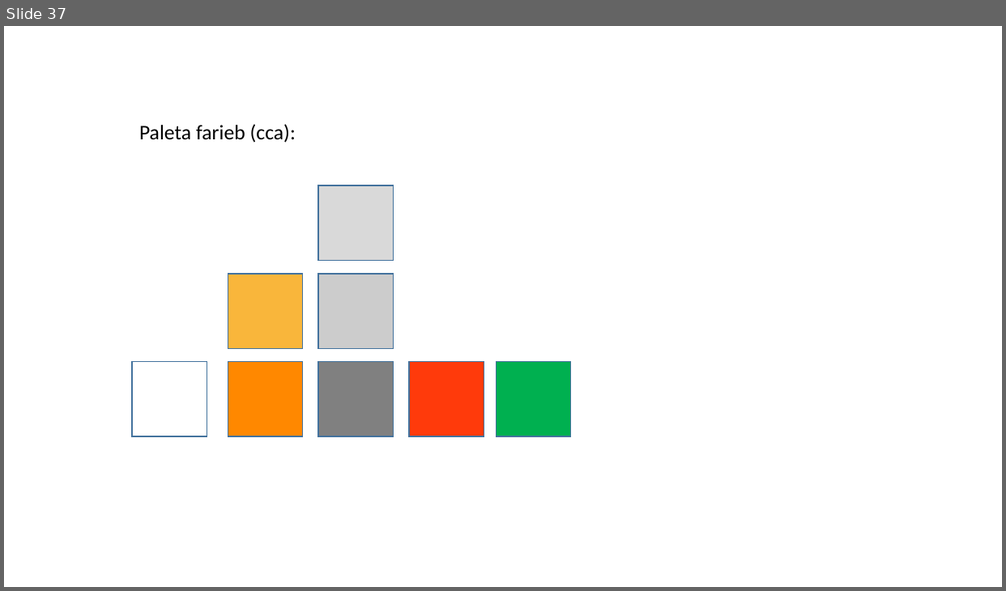
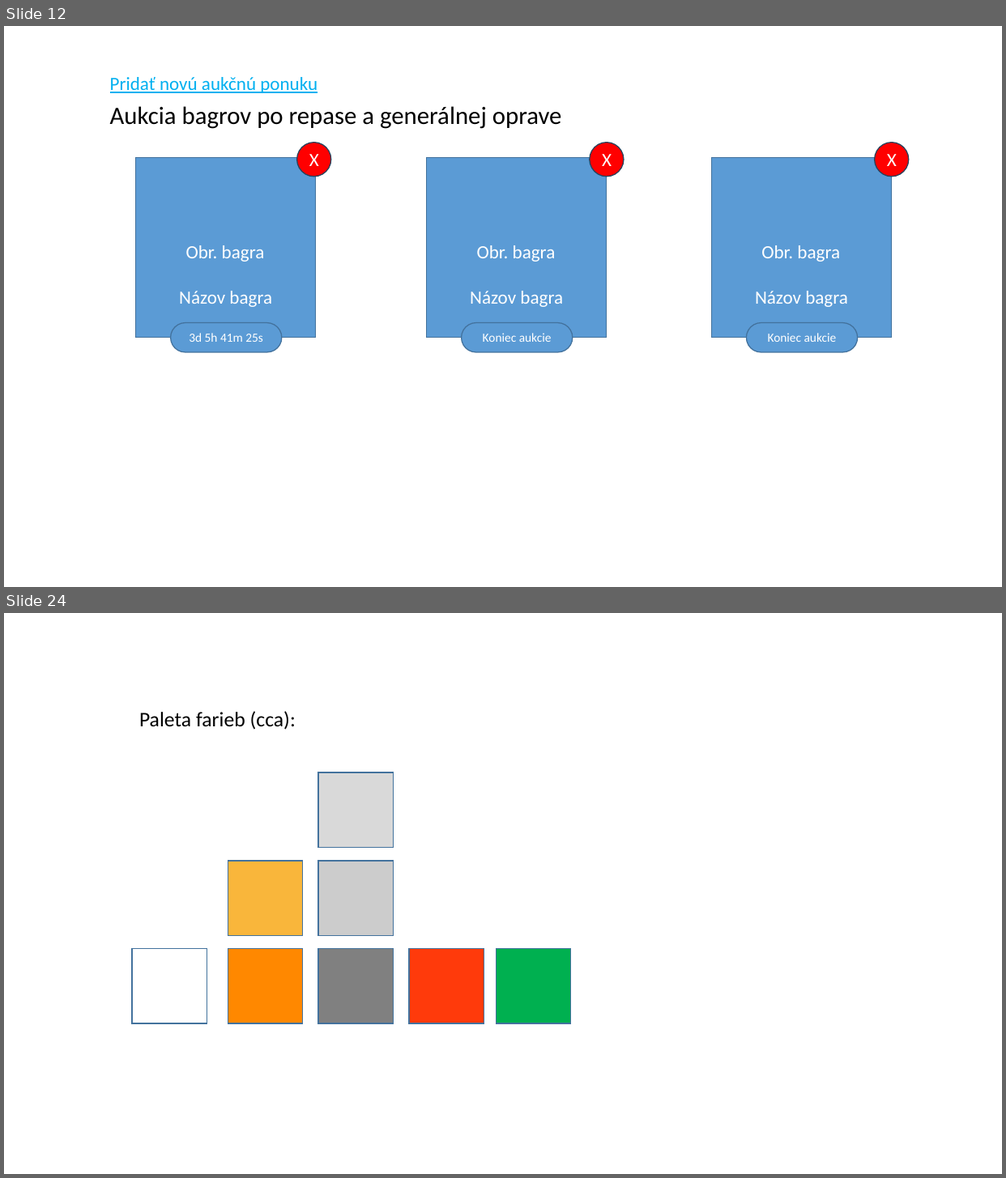
Before and after one commit to milantru/ServIS, a slide deck: docs/B-Servis WebApp UI koncept.pptx. Shown one above the other, each under a label of ours: slide 37 before the commit, slides 12 and 24 after it; the slides between them are not shown. The pictures are 1006x591 and 1006x1178 pixels, drawn with LibreOffice and Linux fonts; fonts in the diff are those of the drawing. Boxes give left, top, right and bottom in pixels: in the first picture for what was removed or moved away, otherwise in the second. Text is boxed around its words. In the diff, an @@ line names an element or a change of style, - is before the commit and + after.

```diff
--- a/docs/B-Servis WebApp UI koncept.pptx
+++ b/docs/B-Servis WebApp UI koncept.pptx
@@ slide 12 added at box(4, 26, 1002, 587), background #FFFFFF @@
@@ text added at box(110, 77, 317, 93), 18 pt, text #00B0F0, underline @@
+Pridať novú aukčnú ponuku
@@ text added at box(110, 106, 562, 129), 24 pt, text #000000 @@
+Aukcia bagrov po repase a generálnej oprave
@@ ellipse added at box(296, 142, 331, 177), fill #FF0000, outline #28445D 1 pt, 18 pt, text #FFFFFF @@
+X
@@ ellipse added at box(590, 142, 624, 177), fill #FF0000, outline #28445D 1 pt, 18 pt, text #FFFFFF @@
+X
@@ ellipse added at box(875, 142, 909, 177), fill #FF0000, outline #28445D 1 pt, 18 pt, text #FFFFFF @@
+X
@@ rectangle added at box(136, 158, 316, 338), fill #5B9BD5, outline #43739E 1 pt @@
@@ rectangle added at box(427, 158, 607, 338), fill #5B9BD5, outline #43739E 1 pt @@
@@ rectangle added at box(711, 158, 892, 338), fill #5B9BD5, outline #43739E 1 pt @@
@@ text added at box(186, 246, 265, 262), 18 pt, text #FFFFFF @@
+Obr. bagra
@@ text added at box(477, 246, 556, 262), 18 pt, text #FFFFFF @@
+Obr. bagra
@@ text added at box(761, 246, 840, 262), 18 pt, text #FFFFFF @@
+Obr. bagra
@@ text added at box(179, 291, 272, 307), 18 pt, text #FFFFFF @@
+Názov bagra
@@ text added at box(470, 291, 563, 307), 18 pt, text #FFFFFF @@
+Názov bagra
@@ text added at box(755, 291, 848, 307), 18 pt, text #FFFFFF @@
+Názov bagra
@@ rounded rectangle added at box(171, 323, 283, 352), fill #5B9BD5, outline #43739E 1 pt, 12 pt, text #FFFFFF @@
+3d 5h 41m 25s
@@ rounded rectangle added at box(462, 323, 573, 352), fill #5B9BD5, outline #43739E 1 pt, 12 pt, text #FFFFFF @@
+Koniec aukcie
@@ rounded rectangle added at box(747, 323, 859, 352), fill #5B9BD5, outline #43739E 1 pt, 12 pt, text #FFFFFF @@
+Koniec aukcie
@@ what was slide 37 is now slide 24 @@
```
Also in this commit, not shown: 7 slides changed, 29 other slides added, 25 slides removed, 47 other files.
